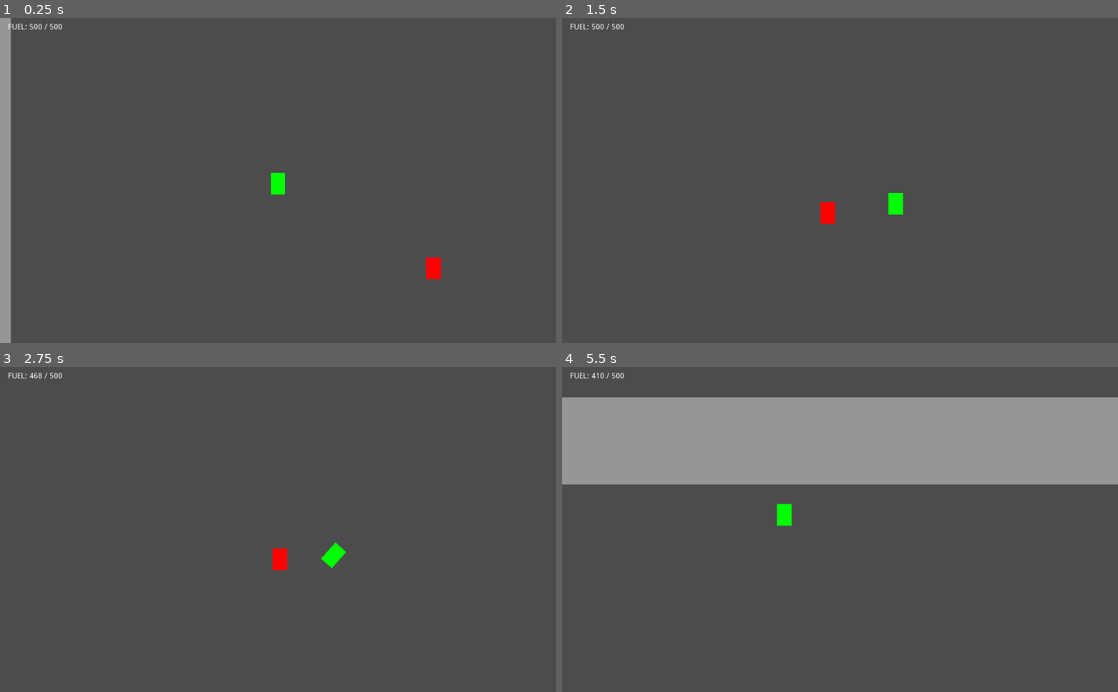
Above: before the commit, frames 1-4 (two rows, left to right).
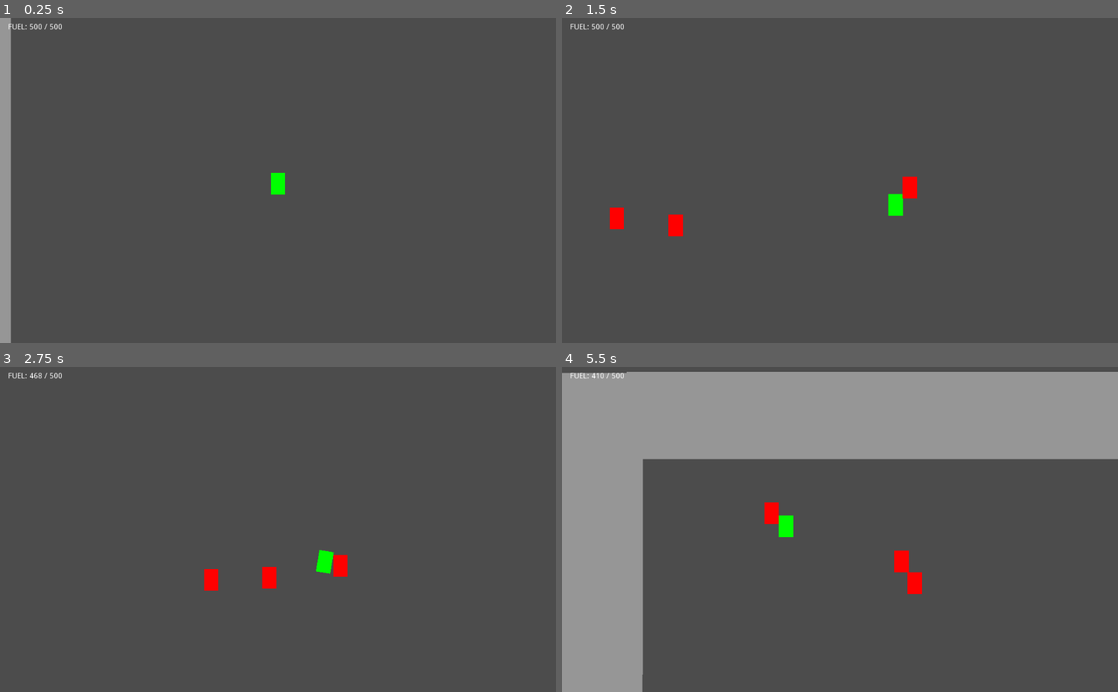
Above: after the commit, the same moments.

Repository: deengames/abu-hamid-x
Game: Godot game, scene res://prototype/Main.tscn
Same seed, same stepped clock (60 frames per second), same inputs: the game is played once before the commit and once after it.
Inputs (mouse positions are in pixels of both pictures, inside the frame that each line leads up to):
- Up to frame 1 (0.25 s): no input
- Up to frame 2 (1.5 s): tap Enter at 0.5 s; move the mouse to (962, 164) at 0.52 s; hold D (move_right) 0.53-1.28 s; click (962, 164) at 0.6 s; tap Space (jump) at 0.77 s; move the mouse to (728, 196) at 1.27 s; hold S (move_down) from 1.28 s (still down); tap Shift (boost) at 1.35 s
- Up to frame 3 (2.75 s): tap Space (jump) at 1.52 s; move the mouse to (333, 458) at 2.02 s; release S (move_down) at 2.03 s; hold D (move_right) from 2.03 s (still down); tap Ctrl (toggle_jetpack) at 2.1 s
- Up to frame 4 (5.5 s): move the mouse to (812, 594) at 2.77 s; release D (move_right) at 2.78 s; hold W (move_up) 2.78-3.53 s; tap E at 2.85 s; click (812, 594) at 2.92 s; tap Space (jump) at 3.02, 3.77, 4.52 s; move the mouse to (1006, 578) at 3.52 s; hold A (move_left) 3.53-5.03 s; click (1006, 578) at 3.6 s; move the mouse to (673, 480) at 4.27 s; tap Shift (boost) at 4.35 s; move the mouse to (867, 529) at 5.02 s; hold S (move_down) from 5.03 s (still down); tap Ctrl (toggle_jetpack) at 5.1 s; click (867, 529) at 5.17 s

The runs differ from the first frame. In frame 1, 0.2% of the frame differs, in the area x 76-80%, y 73-81%; in frame 2, 0.7%; in frame 3, 0.9%; in frame 4, 25%, in the area x 0-100%, y 1-100%.

Commit message:
Enemies spawn in waves

Diff:
--- a/prototype/Character/Character.gd
+++ b/prototype/Character/Character.gd
@@ -2,9 +2,12 @@
 
 export (int) var max_health = 10
 
+signal death
+
 # all variables depending on exported stuff need to be marked with
 # onready; if it's overridden, it'll keep the superclass's value
 onready var health = max_health
+
 var damaging_groups = []
 
 func _register_damaging_group(group_name):
@@ -16,8 +19,12 @@
 		damaging_groups.remove(group_name)
 
 
+func _free():
+	queue_free()
+
 func _death():
-	queue_free()
+	emit_signal('death')
+	_free()
 
 
 func _damage(dmg_points):
--- a/prototype/Character/Enemy/Enemy.gd
+++ b/prototype/Character/Enemy/Enemy.gd
@@ -1,19 +1,21 @@
 extends "../Character.gd"
 
 
-export (int) var damage_to_deal = 2
+export (int) var damage_to_deal = 1
 export (float) var movement_speed = 20
 
 
-var player
+onready var player = get_parent().get_node('Player')
 
 
 func _ready():
+	var width = ProjectSettings.get_setting('display/window/size/width')
+	var height = ProjectSettings.get_setting('display/window/size/height')
+	var new_pos = player.position
+	while new_pos.distance_to(player.position) < 300:
+		new_pos = Vector2(rand_range(0, width), rand_range(0, height))
+	position = new_pos
 	_register_damaging_group('sword')
-
-
-func set_player(player_):
-	player = player_
 
 
 func _integrate_forces(state):
--- a/prototype/Character/Enemy/Enemy.tscn
+++ b/prototype/Character/Enemy/Enemy.tscn
@@ -15,8 +15,8 @@
 collision_layer = 3
 collision_mask = 3
 script = ExtResource( 2 )
-max_health = 6
-damage_to_deal = 2
+max_health = 4
+damage_to_deal = 1
 movement_speed = 20
 
 [node name="Collision" parent="." index="0"]
--- a/prototype/Character/Player/Player.gd
+++ b/prototype/Character/Player/Player.gd
@@ -19,7 +19,7 @@
 onready var sword = preload('res://prototype/Sword.tscn').instance()
 
 
-func _death():
+func _free():
 	$ui/DeathLabel.visible = true
 	visible = false
 	is_dead = true
--- a/prototype/Character/Player/Player.tscn
+++ b/prototype/Character/Player/Player.tscn
@@ -58,7 +58,6 @@
 
 [node name="ui" type="CanvasLayer" parent="." index="3"]
 
-editor/display_folded = true
 layer = 1
 offset = Vector2( 0, 0 )
 rotation = 0.0
--- a/prototype/Main.gd
+++ b/prototype/Main.gd
@@ -1,5 +1,31 @@
 extends Node2D
 
+export (int) var waves_per_game = 10
+export (int) var enemies_in_first_wave = 3
+export (int) var increment_per_wave = 1
 
-func _ready():
-	$Enemy.set_player($Player)
+
+var scenes_to_spawn = [preload("res://prototype/Character/Enemy/Enemy.tscn")]
+var wave_num = 0
+var num_spawned_entities = 0
+onready var timer = $WaveSpawnTimer
+
+
+func _new_wave():
+	var total_enemies = enemies_in_first_wave + increment_per_wave * wave_num
+	wave_num += 1
+	for i in range(total_enemies):
+		var scene = scenes_to_spawn[randi() % len(scenes_to_spawn)]
+		var e = scene.instance()
+		add_child(e)
+		e.connect('death', self, '_on_spawned_entity_death')
+		num_spawned_entities += 1
+
+
+func _on_spawned_entity_death():
+	num_spawned_entities -= 1
+
+
+func _process(delta):
+	if num_spawned_entities <= 0 and timer.is_stopped():
+		timer.start()
--- a/prototype/Main.tscn
+++ b/prototype/Main.tscn
@@ -1,13 +1,15 @@
-[gd_scene load_steps=5 format=2]
+[gd_scene load_steps=4 format=2]
 
 [ext_resource path="res://prototype/Main.gd" type="Script" id=1]
 [ext_resource path="res://prototype/Wall.tscn" type="PackedScene" id=2]
 [ext_resource path="res://prototype/Character/Player/Player.tscn" type="PackedScene" id=3]
-[ext_resource path="res://prototype/Character/Enemy/Enemy.tscn" type="PackedScene" id=4]
 
 [node name="Main" type="Node2D"]
 
 script = ExtResource( 1 )
+waves_per_game = 10
+enemies_in_first_wave = 3
+increment_per_wave = 1
 
 [node name="Walls" type="Node2D" parent="." index="0"]
 
@@ -86,6 +88,11 @@
 
 position = Vector2( 520, 240 )
 
-[node name="Enemy" parent="." index="2" instance=ExtResource( 4 )]
+[node name="WaveSpawnTimer" type="Timer" parent="." index="2"]
 
-position = Vector2( 970, 490 )
+process_mode = 1
+wait_time = 1.0
+one_shot = true
+autostart = true
+
+[connection signal="timeout" from="WaveSpawnTimer" to="." method="_new_wave"]
